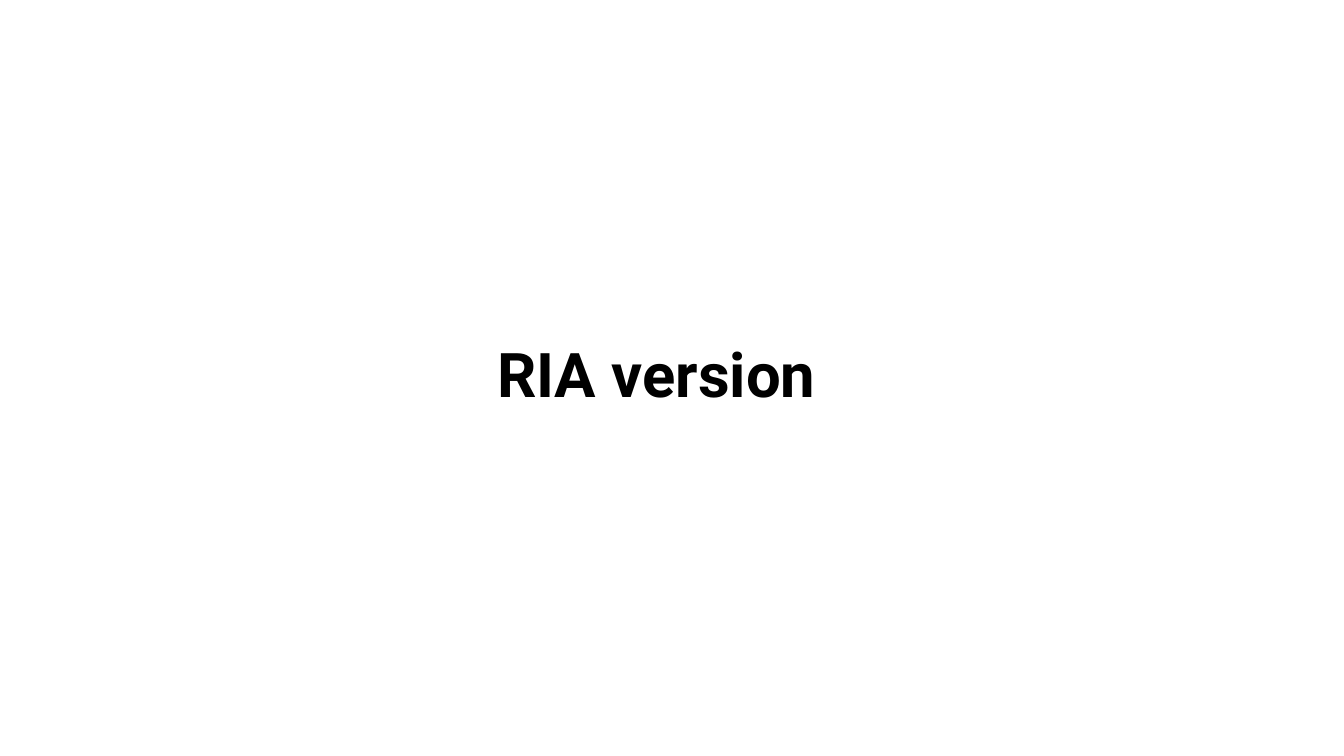
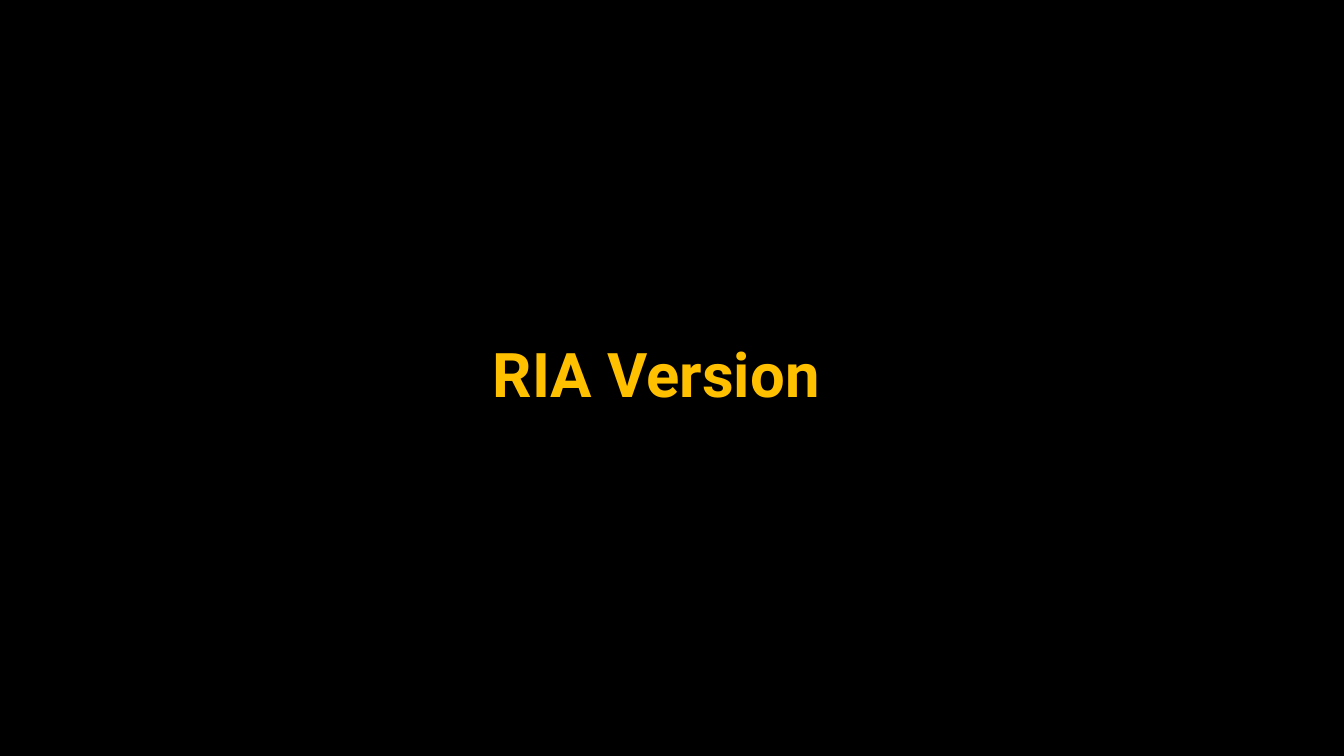
Before and after one commit to lorenzofranze/TIW2022-DocumentManager, a slide deck: slide 16 of deliveries/documentManager.pptx. Drawn at 1344x756 pixels with LibreOffice and Linux fonts; fonts in the diff are those of the drawing. Boxes give left, top, right and bottom in pixels: in the first picture for what was removed or moved away, otherwise in the second. Text is boxed around its words. In the diff, an @@ line names an element or a change of style, - is before the commit and + after.

```diff
--- a/deliveries/documentManager.pptx
+++ b/deliveries/documentManager.pptx
@@ background #FFFFFF to #000000 @@
@@ title at box(493, 351, 820, 398): text changed; text colour #000000 to #FFC000 @@
-RIA version
+RIA Version
```
Also in this commit, not shown: 17 other slides changed, 6 slides added, 7 slides removed.
